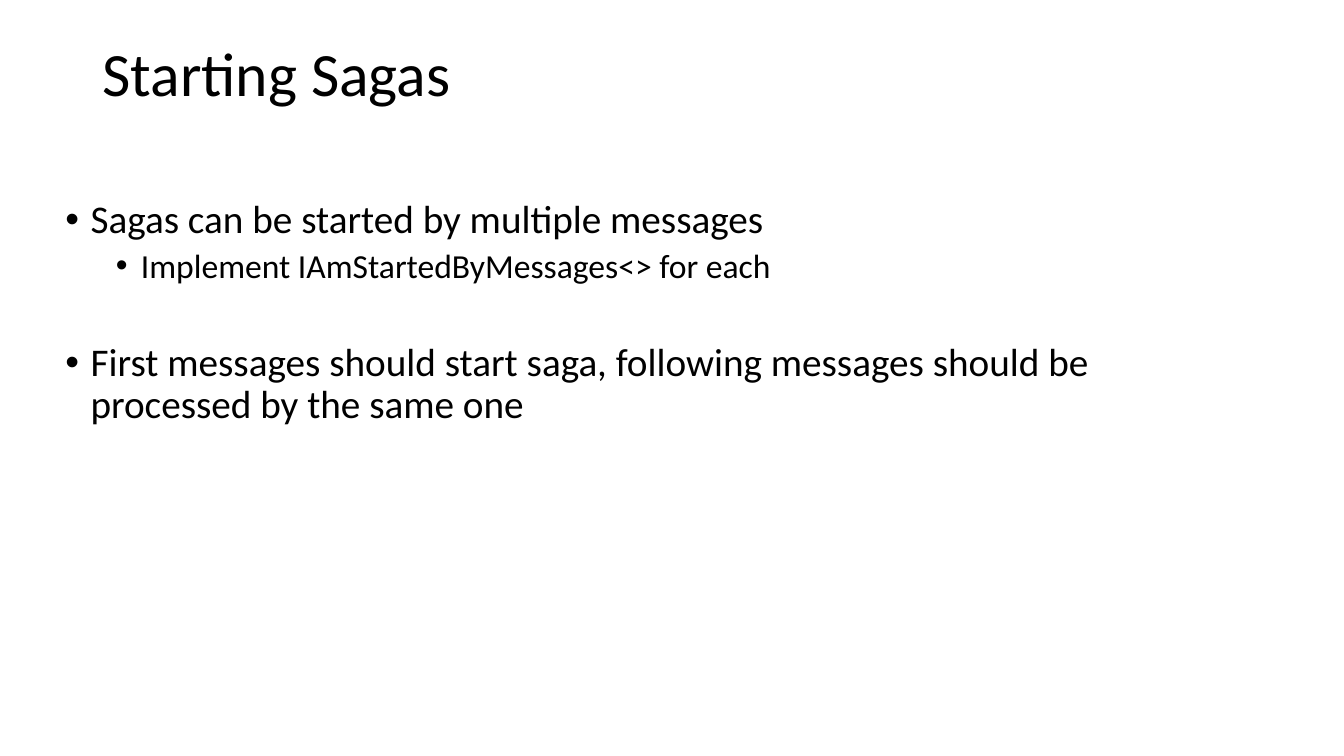
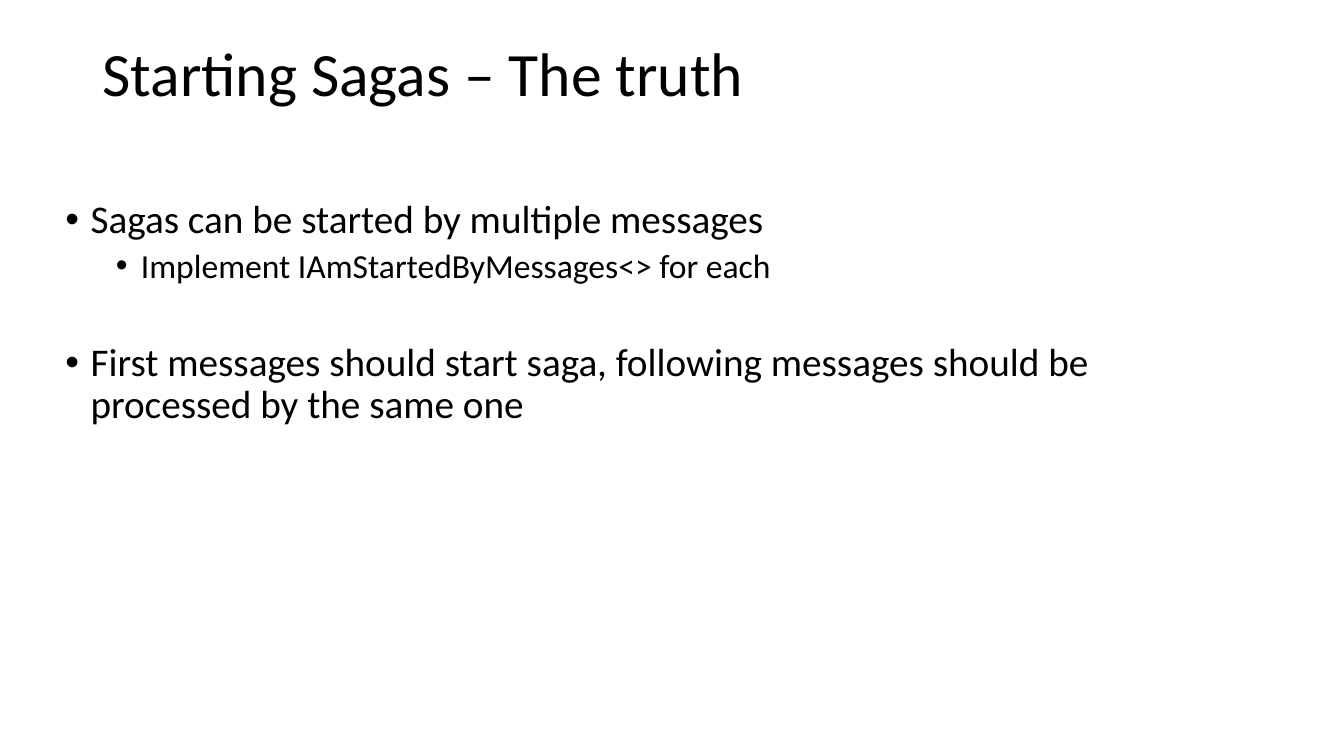
Before and after one commit to Particular/SagaMasterClass, a slide deck: slide 17 of SagaMasterClass.pptx. Drawn at 1344x756 pixels with LibreOffice and Linux fonts; fonts in the diff are those of the drawing. Boxes give left, top, right and bottom in pixels: in the first picture for what was removed or moved away, otherwise in the second. Text is boxed around its words. In the diff, an @@ line names an element or a change of style, - is before the commit and + after.

```diff
--- a/SagaMasterClass.pptx
+++ b/SagaMasterClass.pptx
@@ title at (x1=102, y1=53, x2=743, y2=107): text changed @@
-Starting Sagas
+Starting Sagas – The truth
```
Also in this commit, not shown: 2 other slides changed, 17 slides added, 7 other files.
